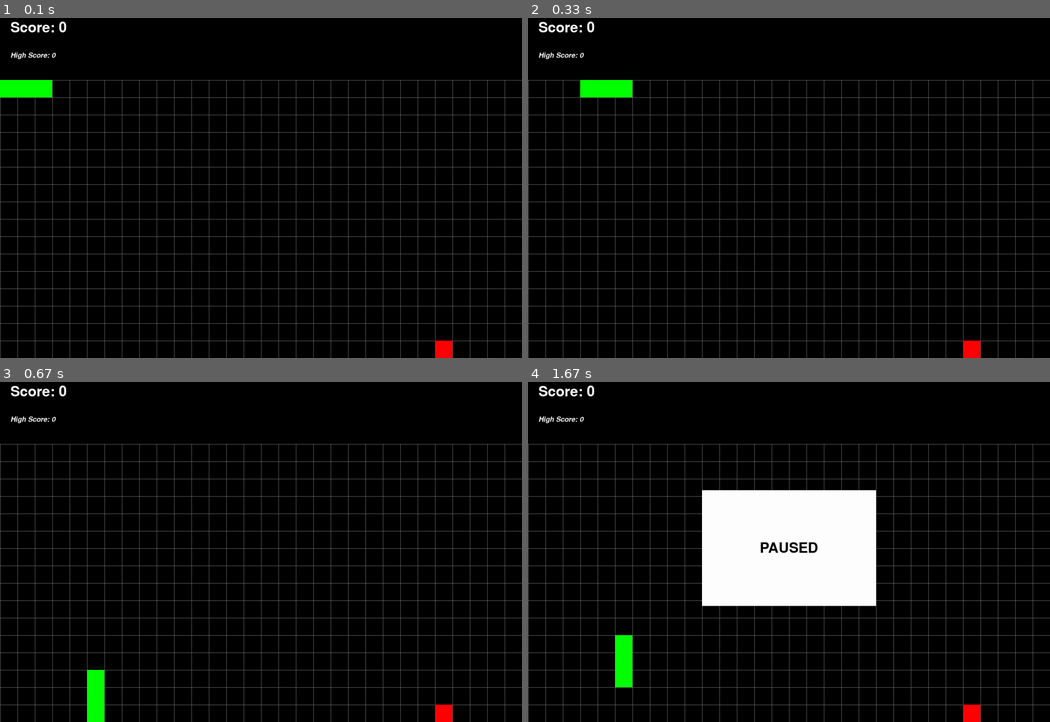
Above: before the commit, frames 1-4 (two rows, left to right).
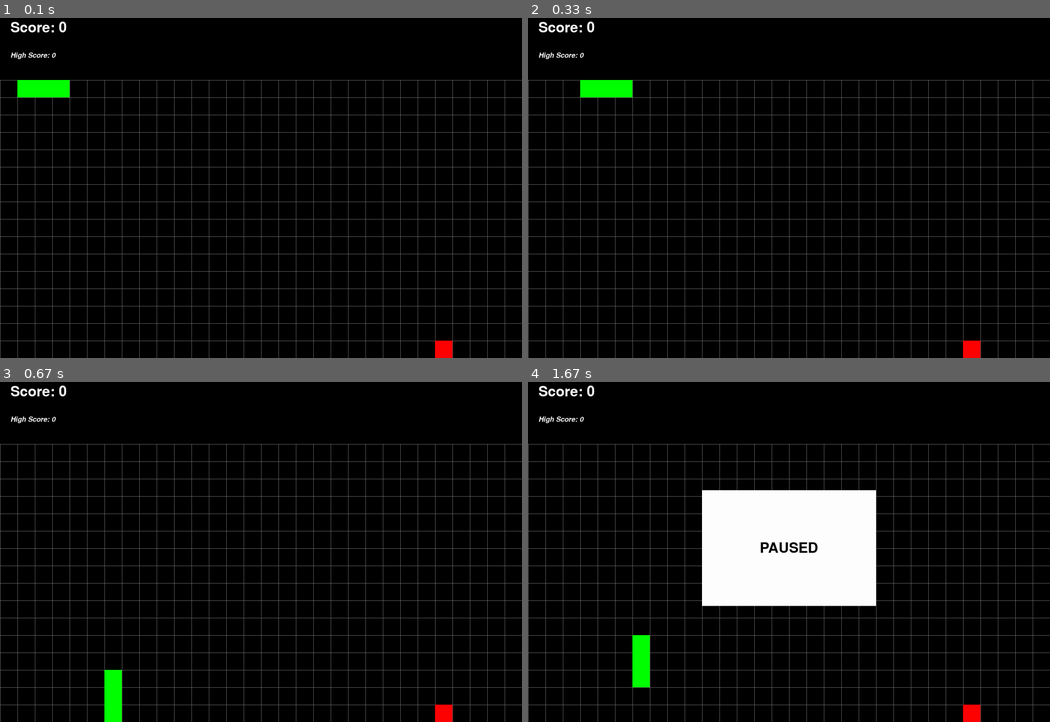
Above: after the commit, the same moments.

Repository: JohnWatersReal/Pygame-Snake
Game: pygame game, started from Snake.py
Two runs of this game, one before a commit and one after it. Both use one fixed random seed, a clock stepped at 60 frames per second and the inputs below.
Inputs:
- Up to frame 1 (0.1 s): no input
- Up to frame 2 (0.33 s): no input
- Up to frame 3 (0.67 s): hold Up from 0.33 s (still down)
- Up to frame 4 (1.67 s): release Up at 0.8 s; hold Esc 0.83-1.3 s; hold Right 0.83-1.3 s

The runs differ from the first frame. In frame 1, 0.3% of the frame differs, in the area x 0-14%, y 18-24%; in frame 2, nothing differs; in frame 3, 1.0%, in the area x 16-24%, y 84-100%; in frame 4, 1.0%.

Commit message:
Essentially fully functional

Diff:
--- a/Snake.py
+++ b/Snake.py
@@ -21,7 +21,7 @@
 background_surf.fill(black)
 
 # Setting Framerate
-FPS = 60
+FPS = 12
 FramePerSec = pygame.time.Clock()
 
 # Setting window title
@@ -37,6 +37,9 @@
 # Setting up grid
 tile_size = 50
 margin = 4
+
+# Snake object list
+body = []
 
 class Player(pygame.sprite.Sprite):
     def __init__(self):
@@ -57,7 +60,6 @@
         self.y += self.dy
         self.rect.x = self.x * tile_size
         self.rect.y = self.y * tile_size
-
 
         # going over or under the vertical limits
         if self.rect.y >= window_height:
@@ -101,10 +103,6 @@
                 self.dx = 0
                 self.dy = -1
 
-Snake = Player()
-body = []
-body.append(Snake)
-
 class Tail(pygame.sprite.Sprite):
     def __init__(self):
         super().__init__
@@ -168,8 +166,6 @@
         self.x = self.rect.x
         self.y = self.rect.y
 
-Apple = Fruit()
-
 def draw_grid(tile_size):
     # Draw vertical lines
     for x in range(0, window_width, tile_size):
@@ -189,32 +185,27 @@
                     paused = False
 
 # Global variables
-score = 0
-movement_tick = 0
-high_score = 0
-score_string = score_font.render(("Score: " + str(score)), True, white)
-high_score_text = high_score_font.render(("High Score: " + str(high_score)), True, white)
-
+snake = Player()
+body.append(snake)
+apple = Fruit()
 tail = Tail()
 tail_move = True
 body.append(tail)
-
 starting_body = Body(1, 4)
 body.append(starting_body)
-
+score = 0
+high_score = 0
 unpaused = True
 # Game loop begin
 while True:
 
-    # DO NOT DELETE THIS CODE
-    # DELETING THIS CODE CAUSES THE GAME TO CRASH
+    # Handle events
     for event in pygame.event.get():
         if event.type == QUIT:
             pygame.quit() # close pygame window
             sys.exit()    # stop the python script
-        if event.type == KEYDOWN:
+        elif event.type == KEYDOWN:
             if event.key == K_ESCAPE:
-                print("this worked!")
                 pygame.draw.rect(DISPLAYSURF, white, pause_rect)
                 paused = score_font.render("PAUSED", True, black)
                 rect = paused.get_rect(center=(window_width/2, window_height/2))
@@ -222,7 +213,7 @@
                 pygame.display.update()
                 pause_check(True)
             else:
-                Snake.change_direction_flag(event.key)
+                snake.change_direction_flag(event.key)
 
     # Draw the background
     DISPLAYSURF.blit(background_surf, background)
@@ -235,45 +226,38 @@
         DISPLAYSURF.blit(entity.surf, entity.rect)
 
     # Draw the fruit
-    DISPLAYSURF.blit(Apple.surf, Apple.rect)
+    DISPLAYSURF.blit(apple.surf, apple.rect)
 
     # Handle snake movement
-    if movement_tick == 5:
-        Snake.change_direction()
-        movement_tick = 0
-        Snake.move()
-        # if snake hits itself
-        if pygame.Rect.collidelist(Snake.rect, body[1:]) != -1:
-            del(Snake)
-            Snake = Player()
-            del(tail)
-            tail = Tail()
-            new = Body(1, 4)
-            body = []
-            body.append(Snake)
-            body.append(tail)
-            body.append(new)
-            if score > high_score:
-                high_score = score
-                high_score_text = high_score_font.render(("High Score: " + str(high_score)), True, white)
-            score = 0
-            score_string = score_font.render(("Score: " + str(score)), True, white)
-            continue
-        if tail_move:
+    snake.change_direction()
+    snake.move()
+    if tail_move:
             tail.move()
-        tail_move = True
-    else:
-        movement_tick += 1
+    tail_move = True
 
     # if snake eats apple
-    if pygame.Rect.colliderect(Snake.rect, Apple.rect):
+    if pygame.Rect.colliderect(snake.rect, apple.rect):
         tail_move = False
-        Apple.move()
+        apple.move()
         score += 1
-        score_string = score_font.render(("Score: " + str(score)), True, white)
+
+    # if snake hits itself
+    if pygame.Rect.collidelist(snake.rect, body[1:]) != -1:
+        del(snake)
+        snake = Player()
+        del(tail)
+        tail = Tail()
+        new = Body(1, 4)
+        body = []
+        body.extend([snake, tail, new])
+        if score > high_score:
+            high_score = score
+        score = 0
 
     # Show score
+    score_string = score_font.render(("Score: " + str(score)), True, white)
     DISPLAYSURF.blit(score_string, (30, 30))
+    high_score_text = high_score_font.render(("High Score: " + str(high_score)), True, white)
     DISPLAYSURF.blit(high_score_text, (30, 120))
 
     pygame.display.update()
